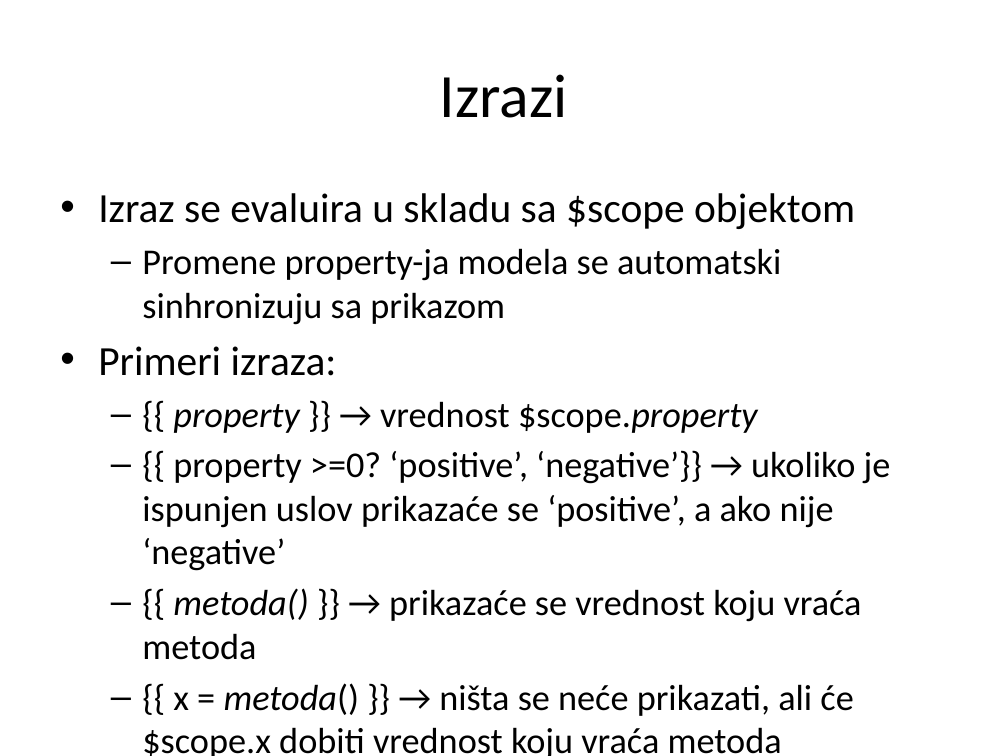
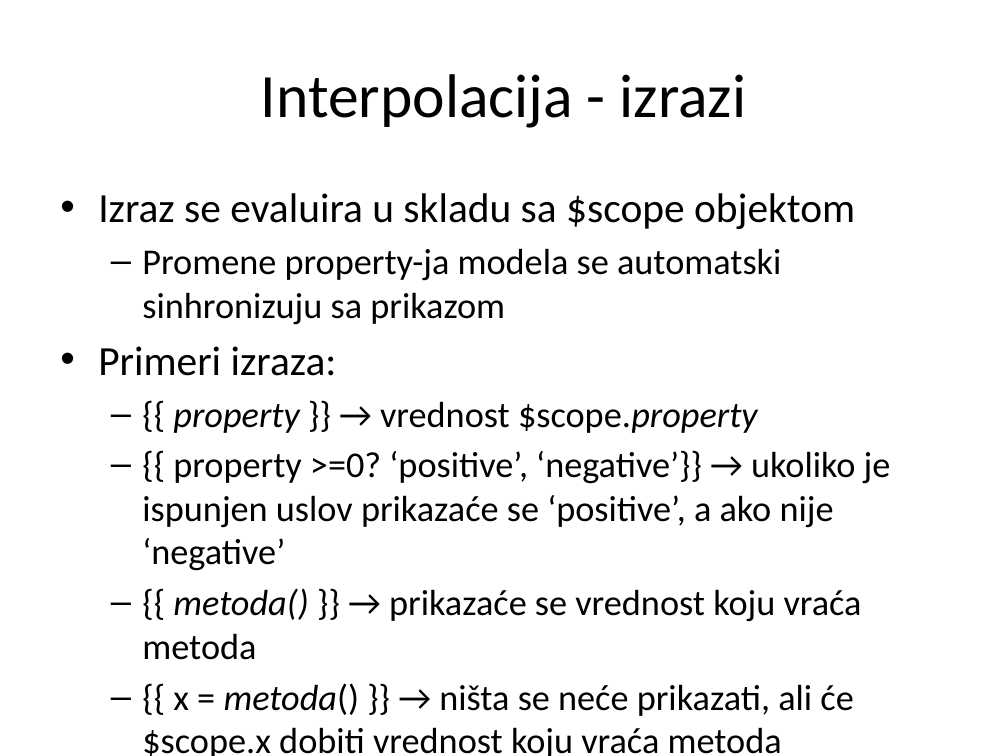
Before and after one commit to XWS2016/AngularJS, a slide deck: slide 13 of 01_Kontroleri/AngularJS_02_kontroleri.pptx. Drawn at 1008x756 pixels with LibreOffice and Linux fonts; fonts in the diff are those of the drawing. Boxes give left, top, right and bottom in pixels: in the first picture for what was removed or moved away, otherwise in the second. Text is boxed around its words. In the diff, an @@ line names an element or a change of style, - is before the commit and + after.

```diff
--- a/01_Kontroleri/AngularJS_02_kontroleri.pptx
+++ b/01_Kontroleri/AngularJS_02_kontroleri.pptx
@@ title at (261, 74, 747, 128): text changed @@
-Izrazi
+Interpolacija - izrazi
```
Also in this commit, not shown: 8 other slides changed, 3 slides added, 47 other files.
